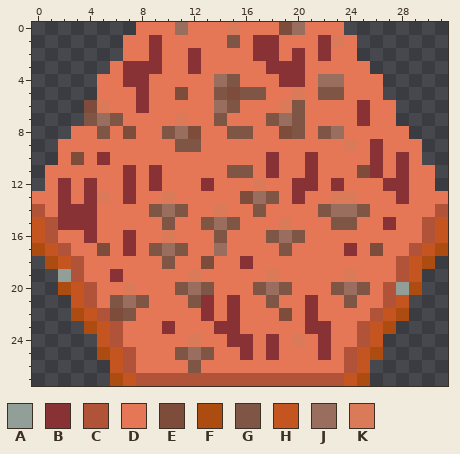
A pixel-art sprite gets an edit: Images/TileSets/FantasyHex/Tiles/Redwoods Plains.png. Above: the version before the commit.
The file is 32x28 pixels.
Palette (. is transparent): A #929f99  B #883236  C #b15339  D #e57757  E #7d4c3b  F #ad4c11  G #7f5546  H #c55520  J #9a6e5f  K #db7a58
Once edited:
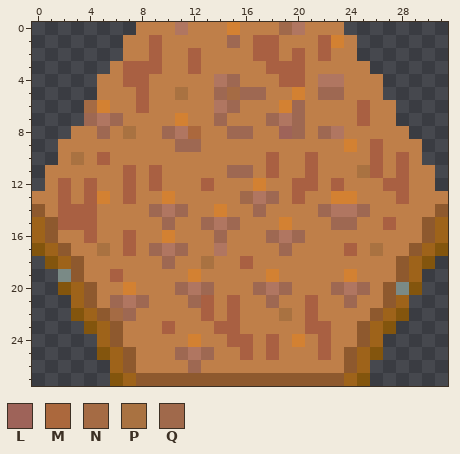
Colours new in this view: L #9e6359  M #ab683d  N #a56b44  P #a97241  Q #a0694b
The edit:
{"colour":"A","old":"#929f99","new":"#7a8a86"}
{"colour":"B","old":"#883236","new":"#a96042"}
{"colour":"C","old":"#b15339","new":"#8e592e"}
{"colour":"D","old":"#e57757","new":"#bf7f49"}
{"colour":"F","old":"#ad4c11","new":"#83550d"}
{"colour":"G","old":"#7f5546","new":"#9e6852"}
{"colour":"H","old":"#c55520","new":"#9e631a"}
{"colour":"J","old":"#9a6e5f","new":"#b07661"}
{"colour":"K","old":"#db7a58","new":"#d38132"}
{"y":0,"x":19,"old":"E","new":"Q"}
{"y":5,"x":11,"old":"E","new":"P"}
{"y":5,"x":15,"old":"E","new":"N"}
{"y":6,"x":4,"old":"E","new":"N"}
{"y":8,"x":7,"old":"E","new":"P"}
{"y":8,"x":12,"old":"E","new":"M"}
{"y":8,"x":19,"old":"E","new":"L"}
{"y":10,"x":3,"old":"E","new":"P"}
{"y":11,"x":25,"old":"E","new":"P"}
{"y":13,"x":16,"old":"E","new":"Q"}
{"y":17,"x":5,"old":"E","new":"P"}
{"y":17,"x":26,"old":"E","new":"P"}
{"y":18,"x":13,"old":"E","new":"P"}
{"y":22,"x":6,"old":"E","new":"N"}
{"y":22,"x":19,"old":"E","new":"P"}
